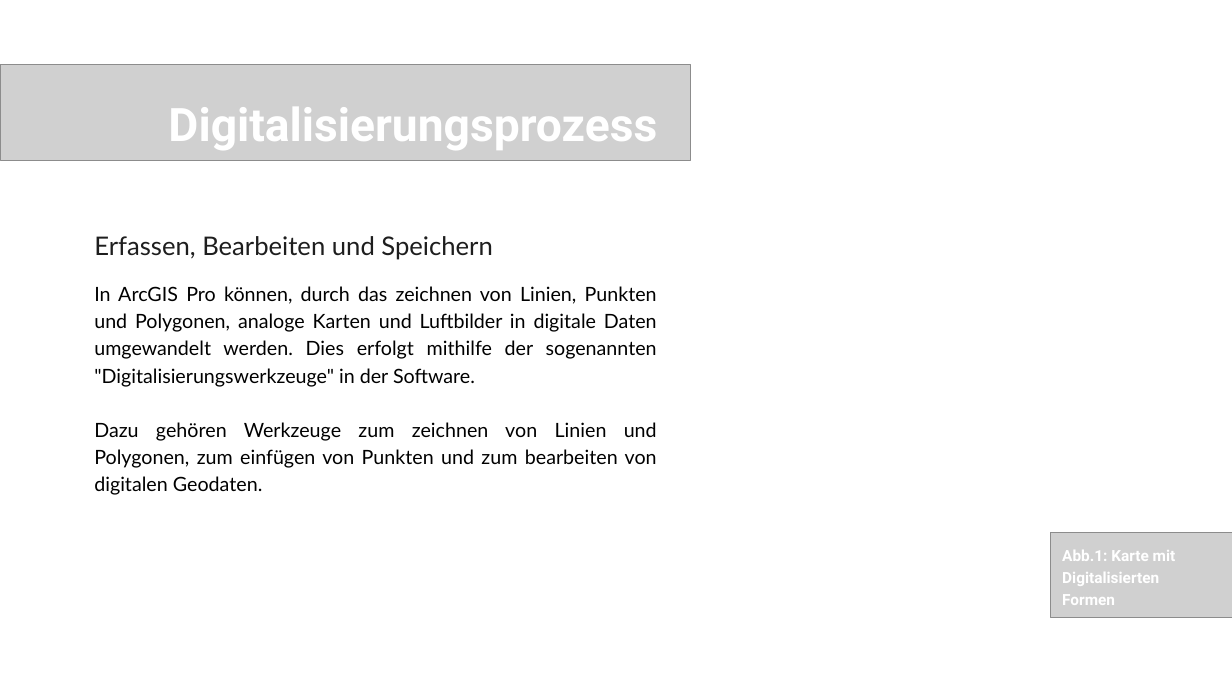
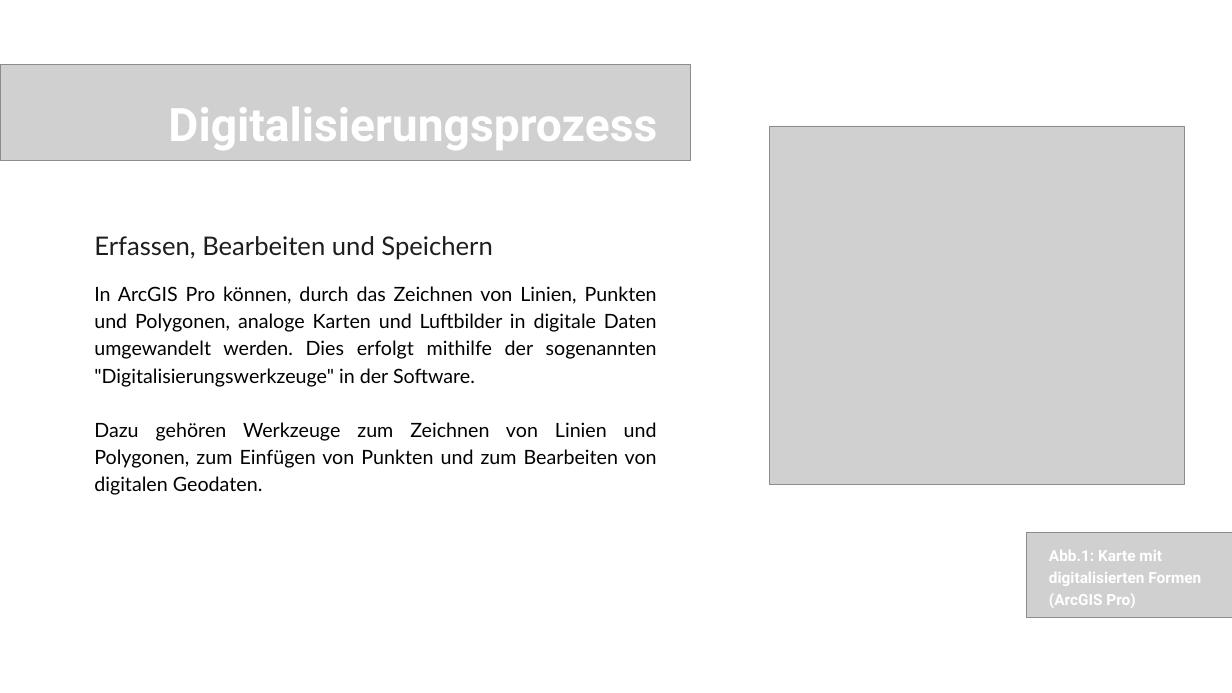
Before and after one commit to oer4sdi/OER-EinfuehrungGeoinformatik, a slide deck: slide 2 of Single_Learning_Element/Powerpoint/3_DigitalisierenSelektierenManipulieren_ppt/Presentation_DigiSelektiMani.pptx. Drawn at 1232x693 pixels with LibreOffice and Linux fonts; fonts in the diff are those of the drawing; grey boxes stand for pictures. Boxes give left, top, right and bottom in pixels: in the first picture for what was removed or moved away, otherwise in the second. Text is boxed around its words. In the diff, an @@ line names an element or a change of style, - is before the commit and + after.

```diff
--- a/Single_Learning_Element/Powerpoint/3_DigitalisierenSelektierenManipulieren_ppt/Presentation_DigiSelektiMani.pptx
+++ b/Single_Learning_Element/Powerpoint/3_DigitalisierenSelektierenManipulieren_ppt/Presentation_DigiSelektiMani.pptx
@@ picture added at (769, 126, 1184, 484) @@
@@ text at (94, 286, 657, 495): text changed @@
-In ArcGIS Pro können, durch das zeichnen von Linien, Punkten und Polygonen, analoge Karten und Luftbilder in digitale Daten umgewandelt werden. Dies erfolgt mithilfe der sogenannten "Digitalisierungswerkzeuge" in der Software.
-Dazu gehören Werkzeuge zum zeichnen von Linien und Polygonen, zum einfügen von Punkten und zum bearbeiten von digitalen Geodaten.
+In ArcGIS Pro können, durch das Zeichnen von Linien, Punkten und Polygonen, analoge Karten und Luftbilder in digitale Daten umgewandelt werden. Dies erfolgt mithilfe der sogenannten "Digitalisierungswerkzeuge" in der Software.
+Dazu gehören Werkzeuge zum Zeichnen von Linien und Polygonen, zum Einfügen von Punkten und zum Bearbeiten von digitalen Geodaten.
@@ picture: place and size @@
-picture at (1050, 533, 1232, 618)
+picture at (1027, 533, 1232, 618)
@@ text at (1049, 550, 1201, 608): text changed @@
-Abb.1: Karte mit Digitalisierten Formen
+Abb.1: Karte mit digitalisierten Formen
+(ArcGIS Pro)
```
Also in this commit, not shown: 4 other slides changed, 5 slides added, 1 slide removed, 20 other files.
